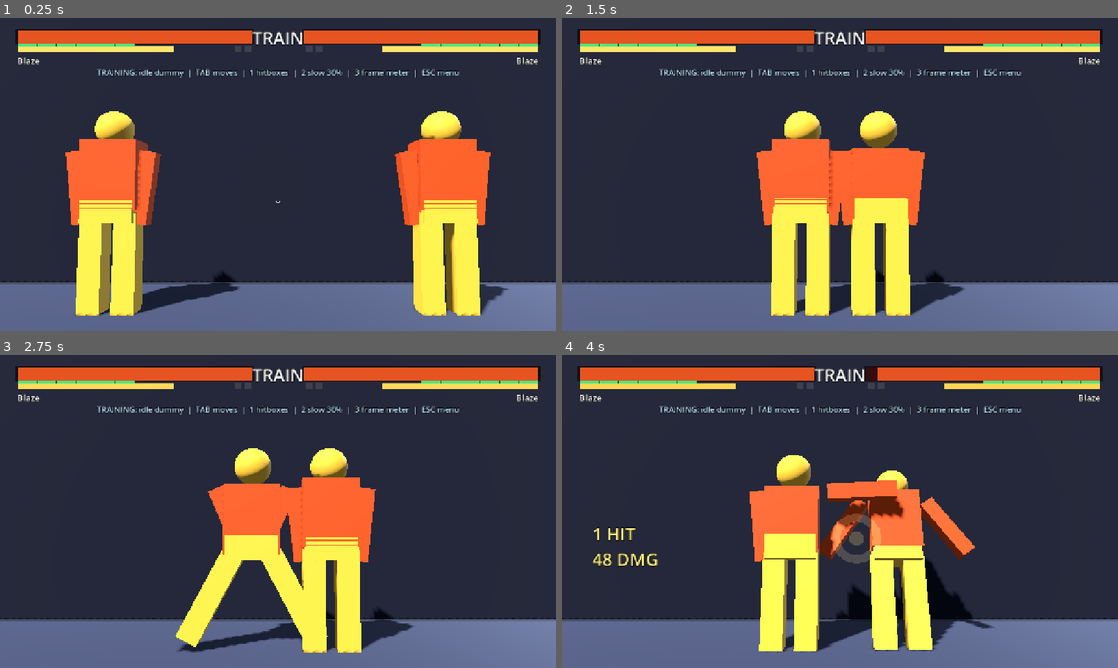
Above: before the commit, frames 1-4 (two rows, left to right).
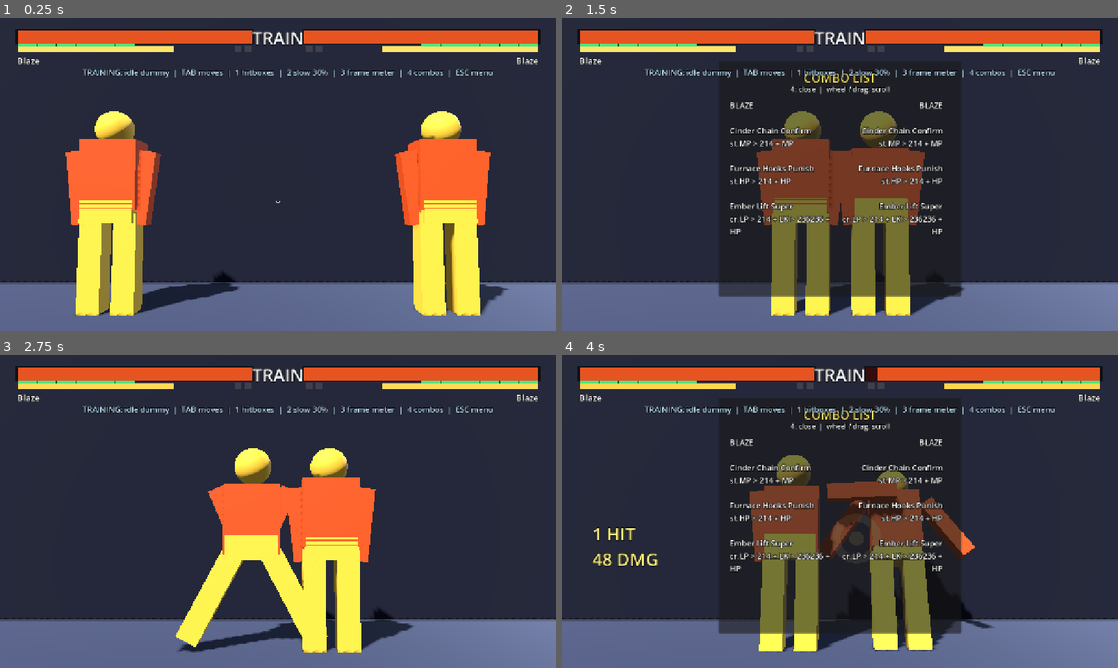
Above: after the commit, the same moments.

Repository: muji-wyh/FootisesGame3
Game: Godot game, scene res://scenes/match/Training.tscn
Two runs of this game, one before a commit and one after it. Both use one fixed random seed, a clock stepped at 60 frames per second and the inputs below. This scene is started directly instead of the project's main scene. Sound files missing from this copy of the repository are replaced by a short silence.
Inputs (mouse positions are in pixels of both pictures, inside the frame that each line leads up to):
- Up to frame 1 (0.25 s): no input
- Up to frame 2 (1.5 s): tap Enter at 0.5 s; move the mouse to (962, 158) at 0.52 s; hold D 0.53-1.25 s; tap 4 at 0.6 s; click (962, 158) at 0.67 s; drag from (728, 190) to (812, 237) at 1.27 s
- Up to frame 3 (2.75 s): move the mouse to (333, 442) at 2.02 s; hold D from 2.03 s (still down); tap 4 at 2.1 s
- Up to frame 4 (4 s): release D at 2.75 s; drag from (812, 574) to (673, 464) at 2.77 s; tap Space at 3.5 s; move the mouse to (1006, 558) at 3.52 s; hold A from 3.53 s (still down); tap I at 3.6 s; tap 4 at 3.8 s

The runs differ from the first frame. In frame 1, 1.0% of the frame differs, in the area x 14-89%, y 16-20%; in frame 2, 16%, in the area x 14-89%, y 16-90%; in frame 3, 1.0%; in frame 4, 15%.

Commit message:
Add training combo list shortcut
Co-authored-by: Copilot <223556219+Copilot@users.noreply.github.com>

Diff:
--- a/scripts/match/TrainingScene.gd
+++ b/scripts/match/TrainingScene.gd
@@ -159,7 +159,7 @@
 	label.add_theme_color_override("font_color", Color(0.76, 0.9, 1.0))
 	label.add_theme_color_override("font_outline_color", Color.BLACK)
 	label.add_theme_constant_override("outline_size", 5)
-	label.text = "TRAINING: idle dummy  |  TAB moves  |  1 hitboxes  |  2 slow 30%  |  3 frame meter  |  ESC menu"
+	label.text = "TRAINING: idle dummy  |  TAB moves  |  1 hitboxes  |  2 slow 30%  |  3 frame meter  |  4 combos  |  ESC menu"
 	_training_overlay.add_child(label)
 	_frame_meter = FrameMeter.new()
 	_frame_meter.visible = false
@@ -223,6 +223,9 @@
 		if event.keycode == KEY_3:
 			toggle_frame_meter()
 			return
+		if event.keycode == KEY_4:
+			hud.toggle_combo_list()
+			return
 	super._unhandled_input(event)
 
 func toggle_slow_speed() -> void:
--- a/scripts/ui/HUD.gd
+++ b/scripts/ui/HUD.gd
@@ -321,6 +321,8 @@
 	var usable_w := _move_list_scroll.size.x - 18.0  # leave room for the vertical scrollbar
 	var left := _label(_move_list_body, Vector2(2, 0), Vector2(col_w, 0), 18)
 	var right := _label(_move_list_body, Vector2(usable_w - col_w - 2.0, 0), Vector2(col_w, 0), 18)
+	left.autowrap_mode = TextServer.AUTOWRAP_WORD_SMART
+	right.autowrap_mode = TextServer.AUTOWRAP_WORD_SMART
 	right.horizontal_alignment = HORIZONTAL_ALIGNMENT_RIGHT
 
 	_move_list_labels[0] = left
--- a/tools/run_tests.gd
+++ b/tools/run_tests.gd
@@ -908,6 +908,19 @@
 	_check("training resources stay full", scene.f1.meter == scene.f1.character.max_meter and scene.f1.drive == scene.f1.character.max_drive)
 	scene.f2.combo_changed.emit(2, 99)
 	_check("training combo HUD updates live", scene.hud._combo_label[0].text.contains("2 HITS") and scene.hud._combo_label[0].modulate.a > 0.9)
+	var has_combo_hint := false
+	for child in scene._training_overlay.get_children():
+		if child is Label and child.text.contains("4 combos"):
+			has_combo_hint = true
+			break
+	_check("training shortcut hint includes combo list", has_combo_hint)
+	var combo_key := InputEventKey.new()
+	combo_key.keycode = KEY_4
+	combo_key.pressed = true
+	scene._unhandled_input(combo_key)
+	_check("training key 4 opens the combo list", scene.hud.is_combo_list_visible())
+	scene._unhandled_input(combo_key)
+	_check("training key 4 closes the combo list", not scene.hud.is_combo_list_visible())
 	# Hitbox viewer (1): it has to draw the very AABBs the simulation collides with, otherwise
 	# it is worse than useless -- a viewer that lies sends tuning in the wrong direction.
 	_check("training hitbox viewer starts hidden", not scene.is_box_view_visible())
@@ -1413,6 +1426,9 @@
 			left.text.contains("Cinder Chain Confirm")
 			and left.text.contains("Furnace Hooks Punish")
 			and left.text.contains("Ember Lift Super"))
+		_check("combo columns wrap long routes within their width",
+			left.autowrap_mode == TextServer.AUTOWRAP_WORD_SMART
+			and left.get_minimum_size().x <= left.size.x)
 		hud.toggle_move_list()
 		_check("move list replaces combo list in the shared panel",
 			hud.is_move_list_visible() and not bool(hud.call("is_combo_list_visible")))
